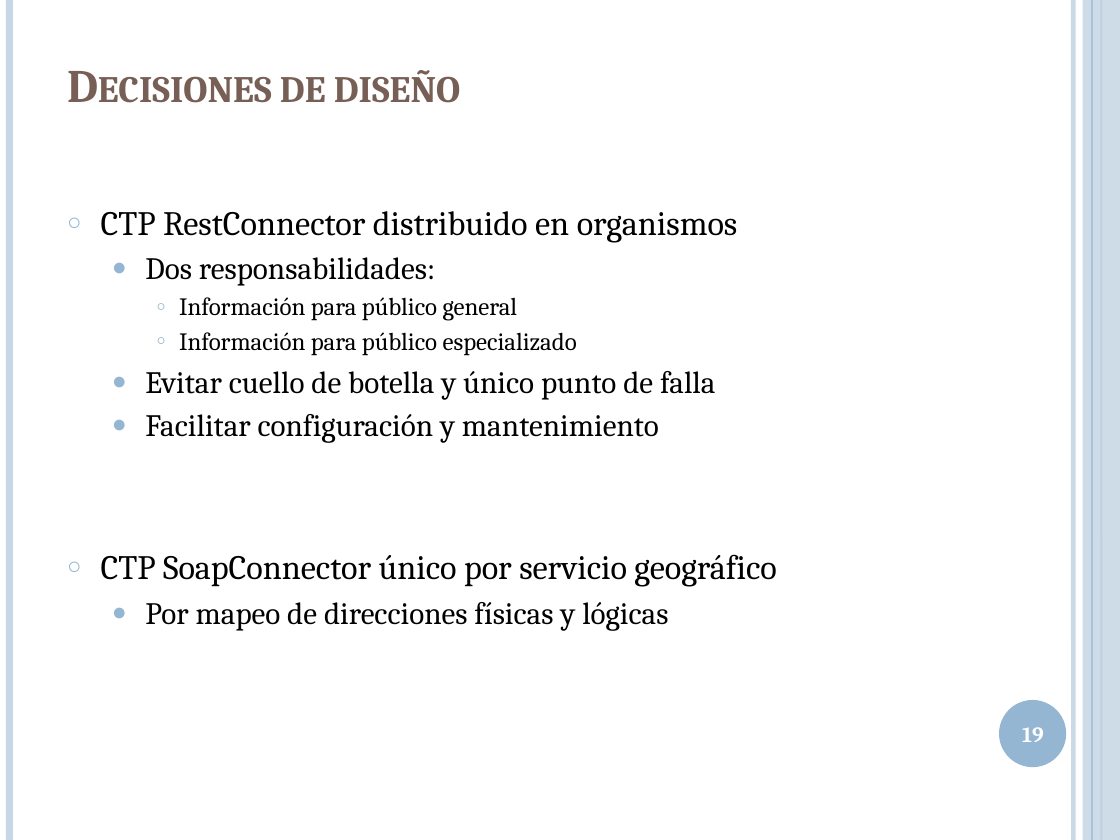
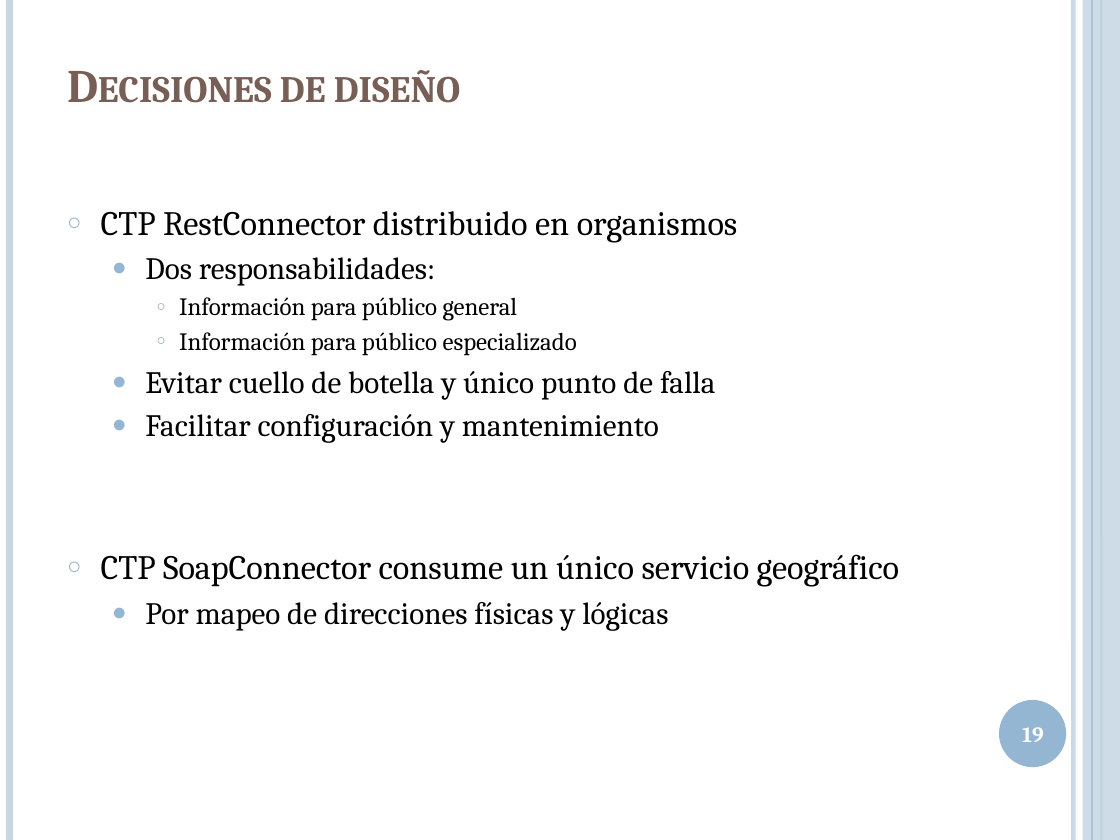
Before and after one commit to lcpaso1/integracion-gis-pge, a slide deck: slide 19 of Presentacion.pptx. Drawn at 1120x840 pixels with LibreOffice and Linux fonts; fonts in the diff are those of the drawing. Boxes give left, top, right and bottom in pixels: in the first picture for what was removed or moved away, otherwise in the second. Text is boxed around its words. In the diff, an @@ line names an element or a change of style, - is before the commit and + after.

```diff
--- a/Presentacion.pptx
+++ b/Presentacion.pptx
@@ text at <box>101,554,899,587</box>: text changed @@
-○ CTP SoapConnector único por servicio geográfico
+○ CTP SoapConnector consume un único servicio geográfico
```
Also in this commit, not shown: 4 other slides changed, 1 other file.
